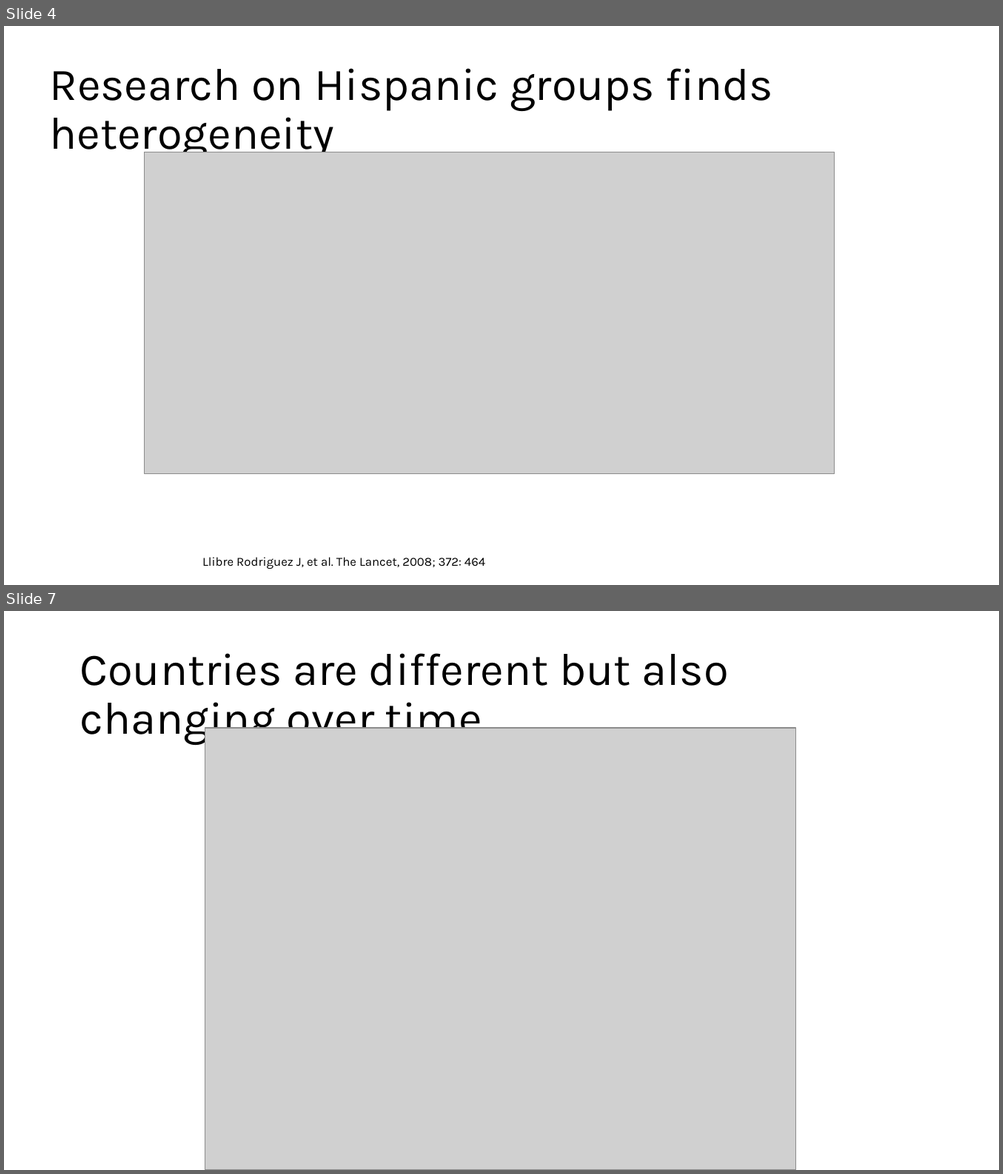
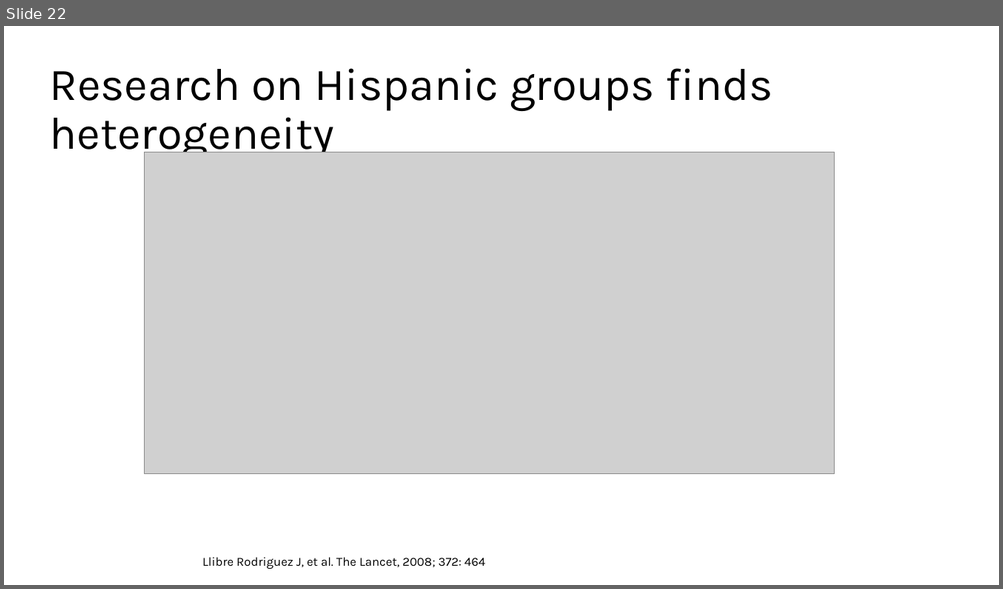
Before and after one commit to chrissoria/international_migration_ses, a slide deck: presentation/PAA_2025.pptx. Shown one above the other, each under a label of ours: slides 4 and 7 before the commit, slide 22 after it; the slides between them are not shown. The pictures are 1003x1174 and 1003x589 pixels, drawn with LibreOffice and Linux fonts; fonts in the diff are those of the drawing; grey boxes stand for pictures. Boxes give left, top, right and bottom in pixels: in the first picture for what was removed or moved away, otherwise in the second. Text is boxed around its words. In the diff, an @@ line names an element or a change of style, - is before the commit and + after.

Commit message:
playing around with different versions of age at migration plot

```diff
--- a/presentation/PAA_2025.pptx
+++ b/presentation/PAA_2025.pptx
@@ slide 7 removed at (x1=4, y1=611, x2=999, y2=1170), background #FFFFFF @@
@@ title removed at (x1=79, y1=653, x2=728, y2=745) @@
-Countries are different but also changing over time
@@ picture removed at (x1=205, y1=728, x2=796, y2=1170) @@
@@ what was slide 4 is now slide 22 @@
```
Also in this commit, not shown: 6 slides changed, 6 slides added, 3 other slides removed, 9 other files.
